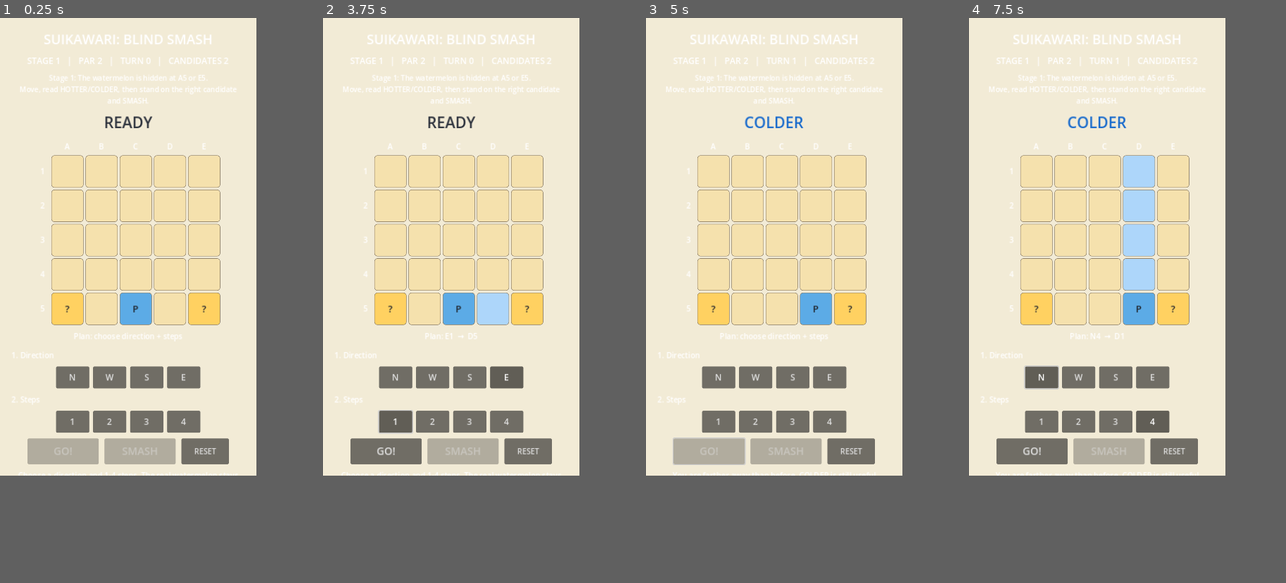
Above: before the commit, frames 1-4 (left to right).
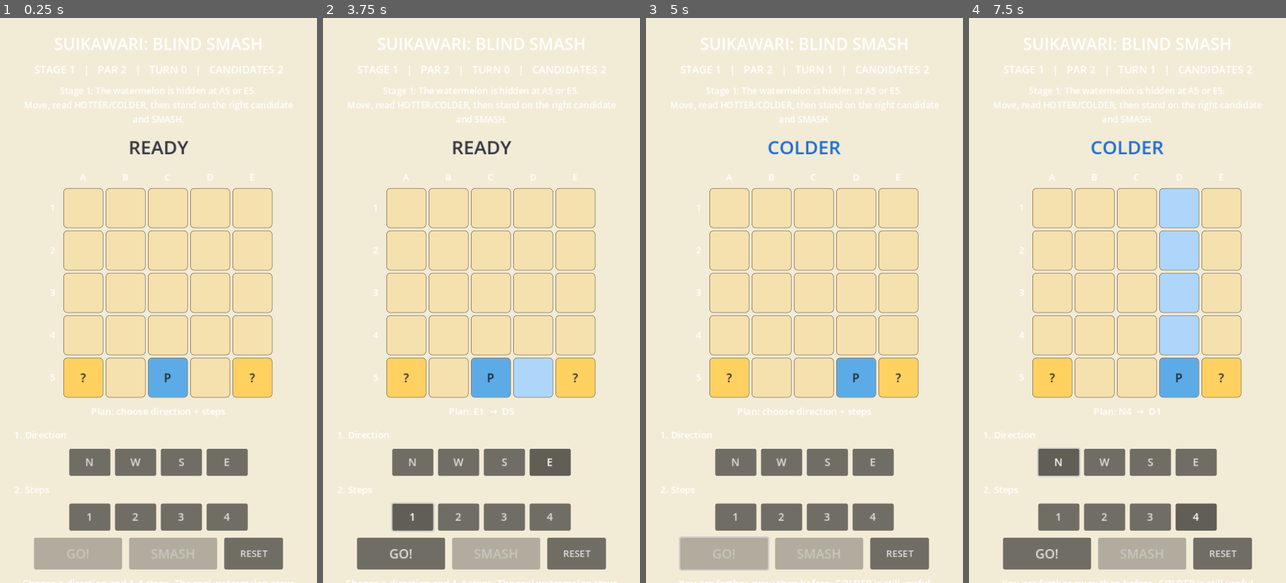
Above: after the commit, the same moments.

Repository: madowaku/suikawari-blind-smash
Game: Godot game, scene res://src/main.tscn
Same seed, same stepped clock (60 frames per second), same inputs: the game is played once before the commit and once after it.
Inputs:
- Up to frame 1 (0.25 s): no input
- Up to frame 2 (3.75 s): click "N" at 0.5 s; click "W" at 1.25 s; click "S" at 2 s; click "E" at 2.75 s; click "1" at 3.5 s
- Up to frame 3 (5 s): click "GO!" at 4.25 s
- Up to frame 4 (7.5 s): click "2" at 5 s; click "3" at 5.75 s; click "4" at 6.5 s; click "N" at 7.25 s
In our replay, the window is 364x648 before the commit and 450x800 after it. These sizes can differ from the game's own. Grey fills any space a smaller window leaves; there, only what the larger window draws over its background counts as a difference.

The runs differ from the first frame. In frame 1, 35% of the frame differs, in the area x 3-93%, y 3-100%; in frame 2, 35%; in frame 3, 35%; in frame 4, 37%.

Commit message:
Normalize Godot project settings

Diff:
--- a/project.godot
+++ b/project.godot
@@ -8,13 +8,11 @@
 run/main_scene="res://src/main.tscn"
 
 [display]
-
-[display/window]
-size/viewport_width=540
-size/viewport_height=960
-size/window_width_override=540
-size/window_height_override=960
-stretch/mode="canvas_items"
+window/size/viewport_width=540
+window/size/viewport_height=960
+window/size/window_width_override=540
+window/size/window_height_override=960
+window/stretch/mode="canvas_items"
 
 [rendering]
 renderer/rendering_method="gl_compatibility"
